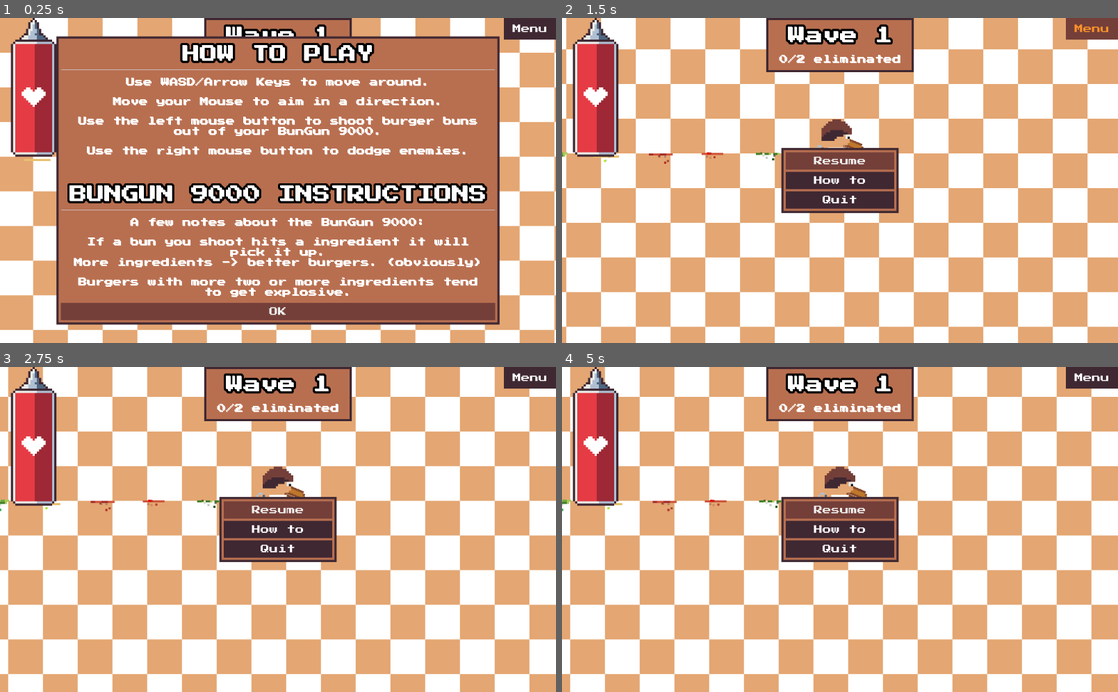
Above: before the commit, frames 1-4 (two rows, left to right).
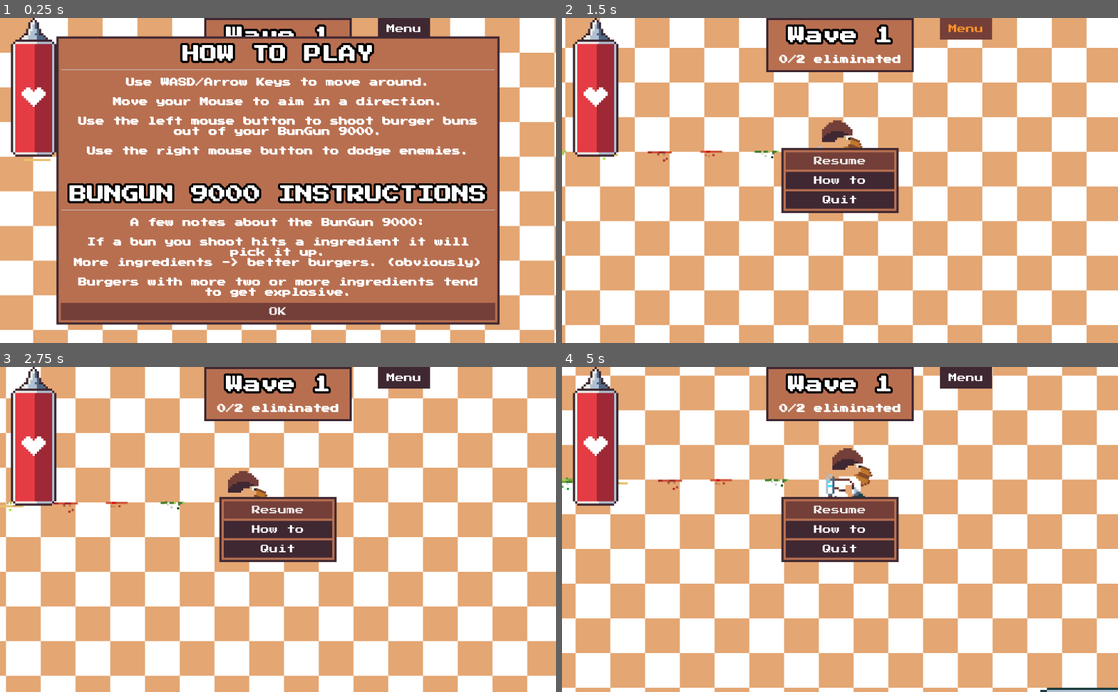
Above: after the commit, the same moments.

Repository: dardanbujupaj/night-shift
Game: Godot game, scene res://scenes/Diner.tscn
The game is run twice, just before and just after one commit, with the same random seed, the same clock (stepped at 60 frames per second) and the same inputs. Sound files missing from this copy of the repository are replaced by a short silence.
Inputs (mouse positions are in pixels of both pictures, inside the frame that each line leads up to):
- Up to frame 1 (0.25 s): no input
- Up to frame 2 (1.5 s): click "OK" at 0.5 s; click "Menu" at 1.25 s
- Up to frame 3 (2.75 s): move the mouse to (400, 513) at 2.02 s; hold D (move_right) from 2.03 s (still down); right-click (400, 513) at 2.1 s
- Up to frame 4 (5 s): move the mouse to (728, 545) at 2.77 s; release D (move_right) at 2.78 s; hold S (move_down) 2.78-3.53 s; click (728, 545) at 2.85 s; move the mouse to (895, 458) at 3.52 s; hold D (move_right) 3.53-4.28 s; hold R 3.53-4.28 s; move the mouse to (812, 594) at 4.27 s; hold W (move_up) from 4.28 s (still down); right-click (812, 594) at 4.35 s

The runs differ from the first frame. In frame 1, 1.1% of the frame differs, in the area x 67-100%, y 0-7%; in frame 2, 11%; in frame 3, 82%, in the area x 0-100%, y 0-100%; in frame 4, 54%.

Commit message:
Add a peek offset to the camera, moving the camere in the direction of the mouse cursor.

Diff:
--- a/scenes/Diner.tscn
+++ b/scenes/Diner.tscn
@@ -149,8 +149,9 @@
 [node name="HBoxContainer" type="HBoxContainer" parent="CanvasLayer"]
 anchor_left = 1.0
 anchor_right = 1.0
-margin_left = -96.0
+margin_left = -328.0
 margin_bottom = 40.0
+grow_horizontal = 0
 theme = ExtResource( 7 )
 __meta__ = {
 "_edit_use_anchors_": false
--- a/scenes/character/Character.tscn
+++ b/scenes/character/Character.tscn
@@ -89,7 +89,7 @@
 position = Vector2( 0, -16 )
 frames = SubResource( 12 )
 animation = "walk"
-frame = 1
+frame = 2
 playing = true
 
 [node name="DodgeAudioStreamPlayer" type="AudioStreamPlayer2D" parent="."]
--- a/scenes/character/ShakeCamera.gd
+++ b/scenes/character/ShakeCamera.gd
@@ -7,15 +7,27 @@
 var base_seed: int = 0
 var trauma : float = 0.0
 
+var peek_offset = Vector2()
+var peek_active = true
+
 func _ready():
 	randomize()
 
 	base_seed = randi()
 
 
+func _unhandled_input(event):
+	if event is InputEventMouseMotion:
+		if peek_active:
+			peek_offset = (get_viewport().get_mouse_position() - get_viewport_rect().size / 2) / 14
+		else:
+			peek_offset = Vector2()
 # TODO: Add in some sort of rotation reset.
 func _process(_delta):
 	_process_shake(global_transform.origin, 0.0, _delta)
+
+	offset = offset.linear_interpolate(peek_offset, 0.1)
+
 
 
 func _process_shake(center, angle, delta) -> void:
@@ -32,6 +44,8 @@
 		trauma -= trauma_reduction * delta
 
 		trauma = clamp(trauma, 0.0, 1.0)
+	else:
+		transform = Transform2D()
 
 
 func _get_noise(noise_seed, time) -> float:
